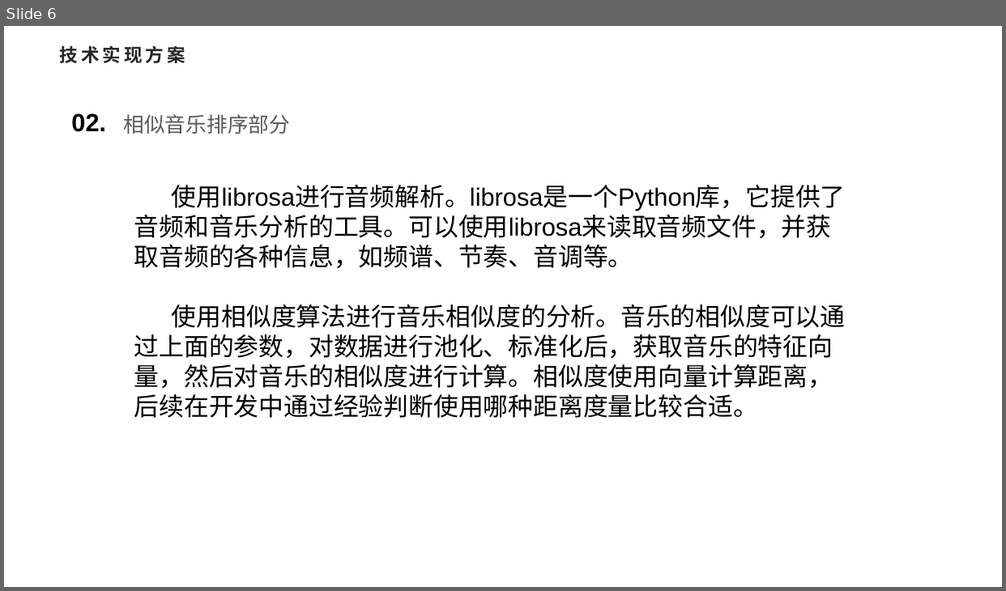
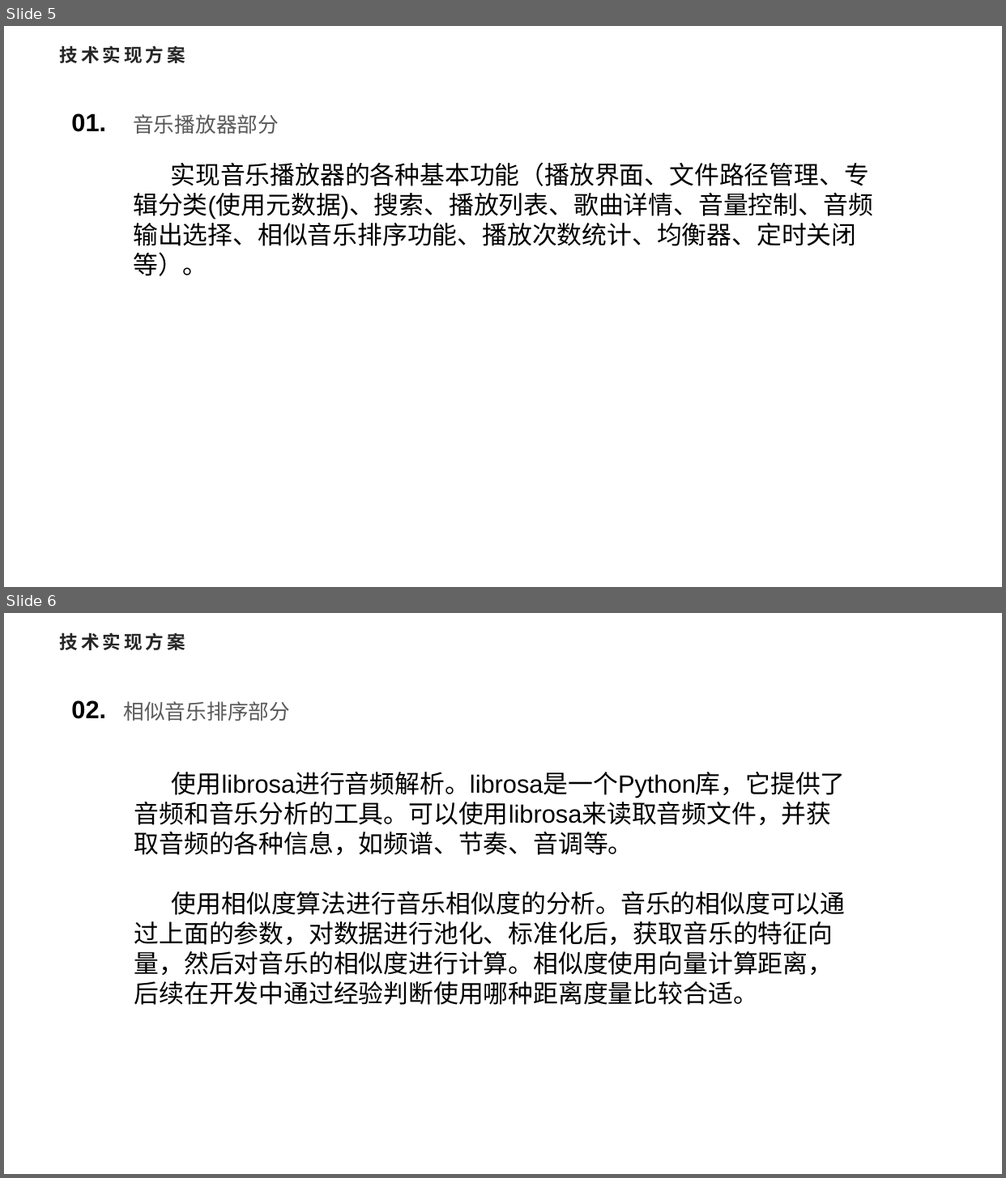
Before and after one commit to ShinomiyaNoa/Y4S12_Software_MusicPlayer, a slide deck: Document/开题/开题PPT.pptx. Shown one above the other, each under a label of ours: slide 6 before the commit, slides 5 and 6 after it. The pictures are 1006x591 and 1006x1178 pixels, drawn with LibreOffice and Linux fonts; fonts in the diff are those of the drawing. Boxes give left, top, right and bottom in pixels: in the first picture for what was removed or moved away, otherwise in the second. Text is boxed around its words. In the diff, an @@ line names an element or a change of style, - is before the commit and + after.

```diff
--- a/Document/开题/开题PPT.pptx
+++ b/Document/开题/开题PPT.pptx
@@ slide 5 added at [4,26,1002,587], background #FFFFFF @@
@@ text added at [60,45,185,63], 17.6 pt, text #262626, bold @@
+技术实现方案
@@ text added at [71,113,106,132], 24 pt, text #000000, bold @@
+01.
@@ text added at [133,114,279,134], 20 pt, text #595959 @@
+音乐播放器部分
@@ text added at [133,162,873,276], 24 pt, text #000000 @@
+实现音乐播放器的各种基本功能（播放界面、文件路径管理、专辑分类(使用元数据)、搜索、播放列表、歌曲详情、音量控制、音频输出选择、相似音乐排序功能、播放次数统计、均衡器、定时关闭等）。
```
Also in this commit, not shown: 2 slides changed, 1 other file.
